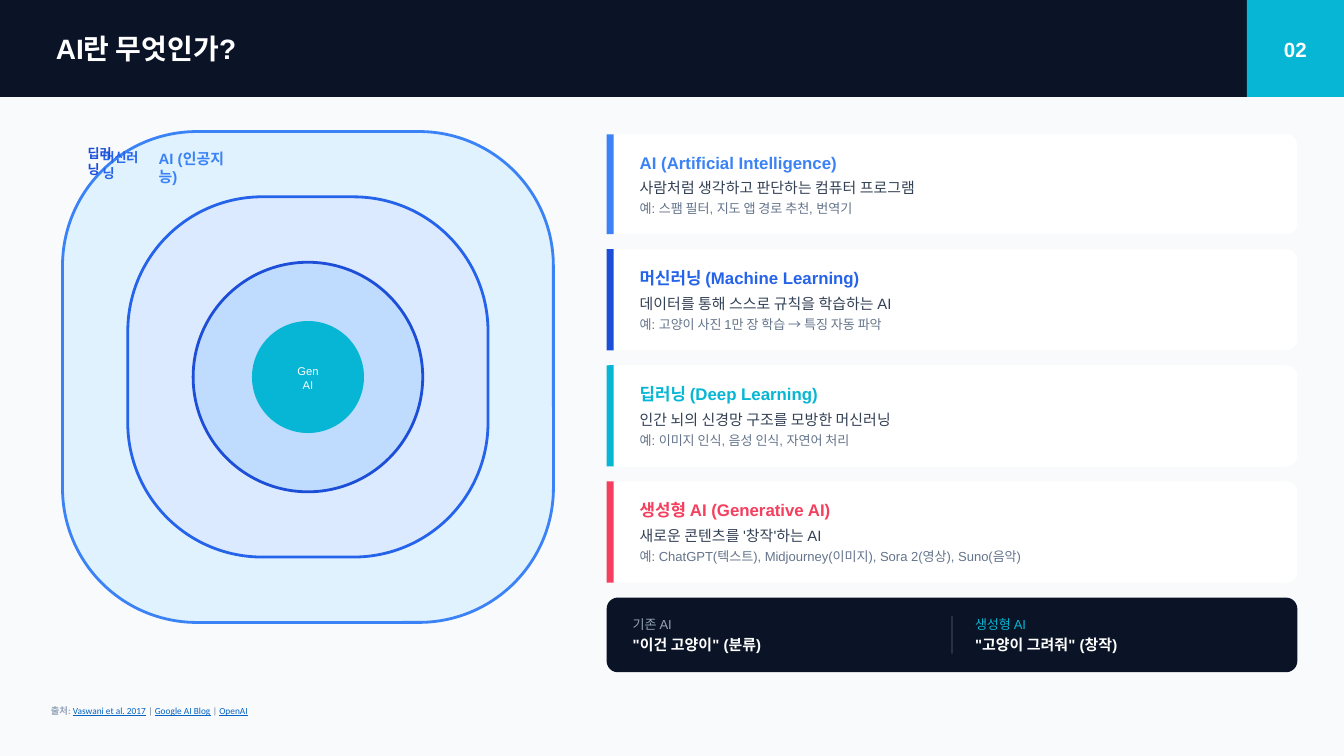
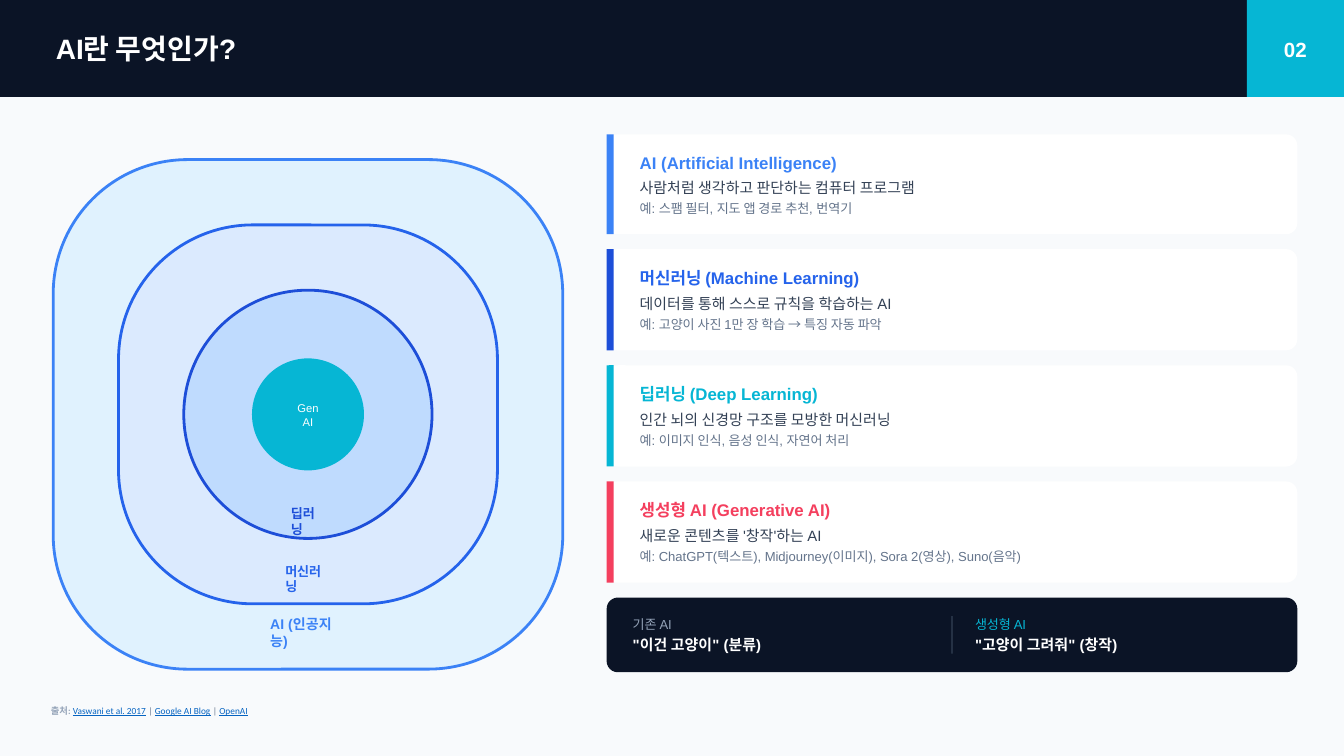
Before and after one commit to HwangJohn/recent-ai-tech, a slide deck: slide 2 of presentation/AI_Introduction_for_Beginners.pptx. Drawn at 1344x756 pixels with LibreOffice and Linux fonts; fonts in the diff are those of the drawing. Boxes give left, top, right and bottom in pixels: in the first picture for what was removed or moved away, otherwise in the second. Text is boxed around its words. In the diff, an @@ line names an element or a change of style, - is before the commit and + after.

```diff
--- a/presentation/AI_Introduction_for_Beginners.pptx
+++ b/presentation/AI_Introduction_for_Beginners.pptx
@@ rounded rectangle: place and size @@
-rounded rectangle at bbox=[63, 132, 554, 622]
+rounded rectangle at bbox=[54, 160, 563, 669]
@@ rounded rectangle: place and size @@
-rounded rectangle at bbox=[128, 198, 488, 558]
+rounded rectangle at bbox=[118, 224, 497, 603]
@@ proportions changed in 3 elements at bbox=[54, 160, 563, 669], bbox=[118, 224, 497, 603], bbox=[184, 290, 433, 539] @@
@@ rounded rectangle: place and size @@
-rounded rectangle at bbox=[194, 262, 423, 492]
+rounded rectangle at bbox=[184, 290, 433, 539]
@@ rounded rectangle: place and size @@
-rounded rectangle at bbox=[251, 321, 363, 433]
+rounded rectangle at bbox=[251, 359, 363, 470]
@@ text "Gen": place and size @@
-text "Gen" at bbox=[297, 367, 318, 389]
+text "Gen" at bbox=[297, 404, 318, 426]
@@ text "딥러닝": place and size @@
-text "딥러닝" at bbox=[88, 147, 112, 178]
+text "딥러닝" at bbox=[291, 507, 315, 538]
@@ text "머신러닝" rewrapped from bbox=[103, 148, 139, 179] to bbox=[285, 565, 321, 592] @@
@@ text "AI (인공지능)": place and size @@
-text "AI (인공지능)" at bbox=[159, 152, 224, 185]
+text "AI (인공지능)" at bbox=[270, 618, 332, 649]
@@ text "AI (인공지능)" at bbox=[270, 618, 332, 649]: size 8 to 7.5 pt @@
```
Also in this commit, not shown: 1 other slide changed.
